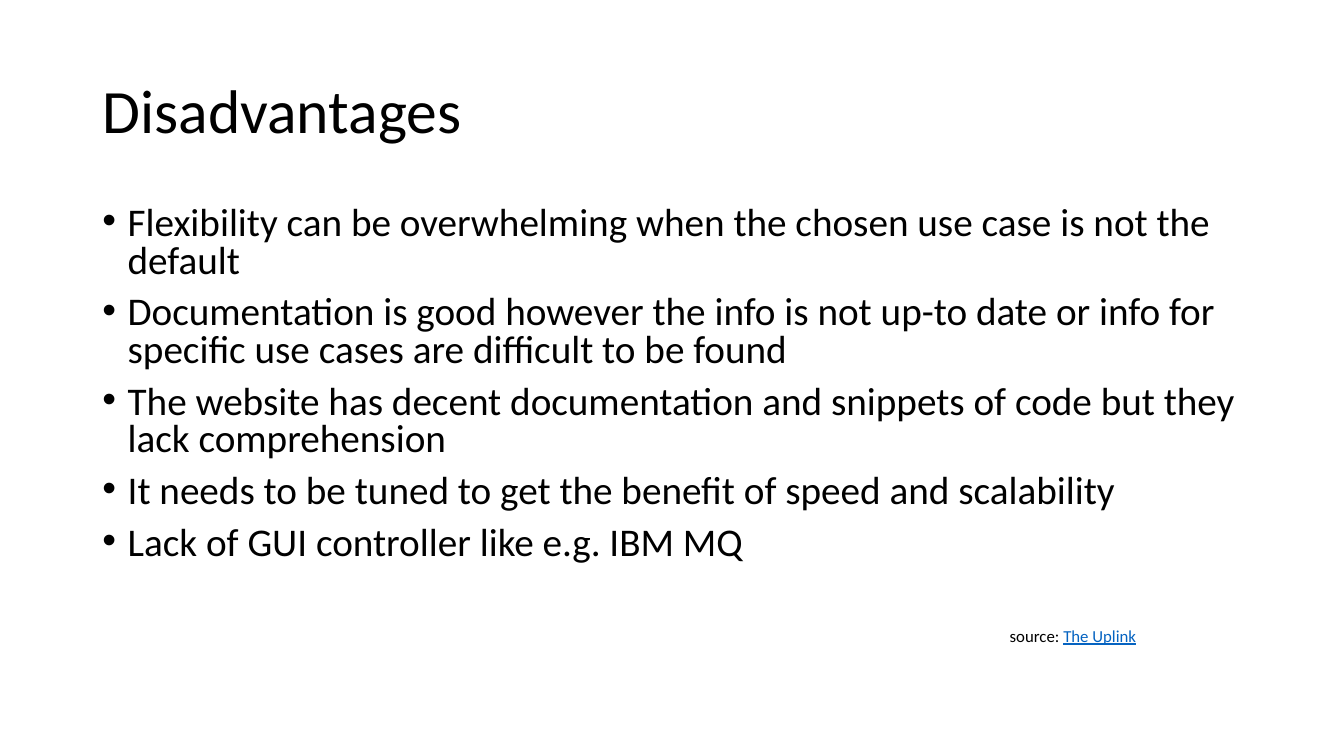
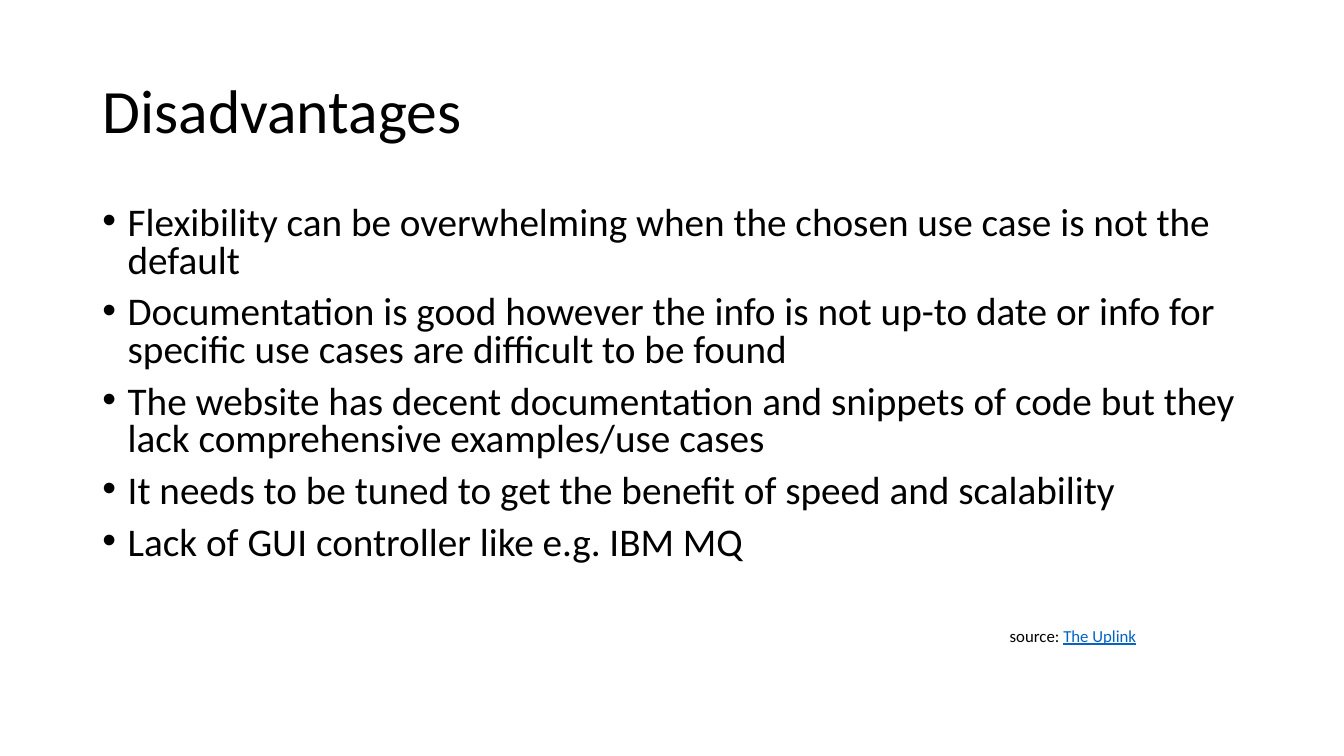
Before and after one commit to FontysVenlo/ActiveMQ_ESDE_FK, a slide deck: slide 2 of Diagrams/presentation.pptx. Drawn at 1344x756 pixels with LibreOffice and Linux fonts; fonts in the diff are those of the drawing. Boxes give left, top, right and bottom in pixels: in the first picture for what was removed or moved away, otherwise in the second. Text is boxed around its words. In the diff, an @@ line names an element or a change of style, - is before the commit and + after.

```diff
--- a/Diagrams/presentation.pptx
+++ b/Diagrams/presentation.pptx
@@ text at (128,387,1235,459): text changed @@
-• The website has decent documentation and snippets of code but they lack comprehension
+• The website has decent documentation and snippets of code but they lack comprehensive examples/use cases
```
Also in this commit, not shown: 1 slide added, 16 other files.
